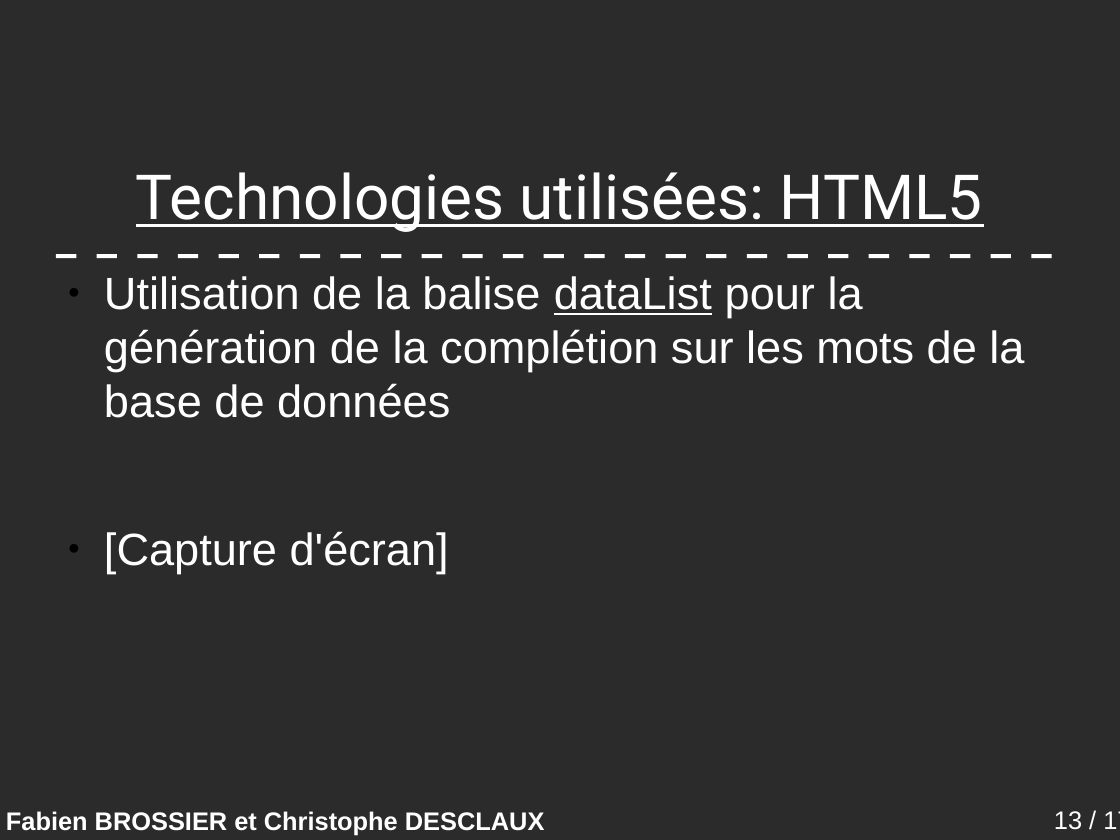
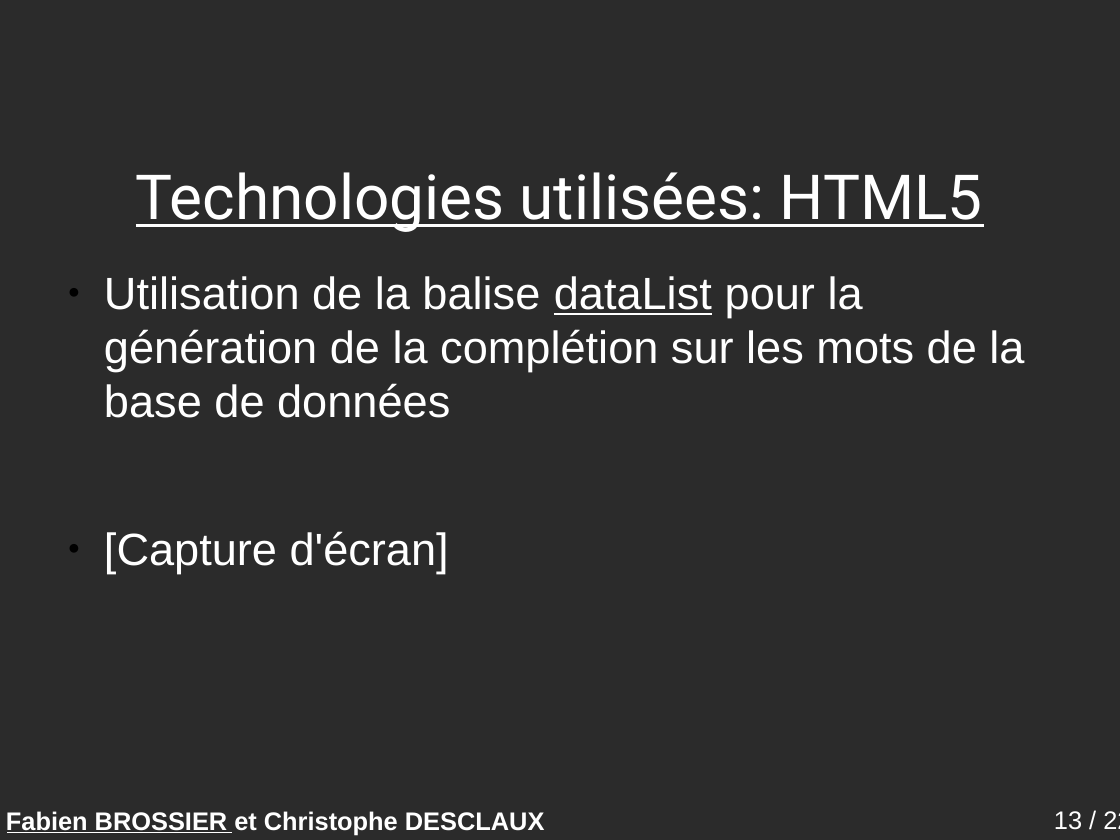
Before and after one commit to descl/TabooGeek, a slide deck: slide 13 of rapport/presentation.odp. Drawn at 1120x840 pixels with LibreOffice and Linux fonts; fonts in the diff are those of the drawing; background and template pictures are left out; a plain dark background stands for a picture behind light text. Boxes give left, top, right and bottom in pixels: in the first picture for what was removed or moved away, otherwise in the second. Text is boxed around its words. In the diff, an @@ line names an element or a change of style, - is before the commit and + after.

```diff
--- a/rapport/presentation.odp
+++ b/rapport/presentation.odp
@@ line removed from (56, 256) to (1064, 256) @@
@@ line added from (8, 832) to (232, 832), #FFFFFF 0 pt @@
@@ page number at [1054,811,1120,830]: text changed @@
-13 / 17
+13 / 22
```
Also in this commit, not shown: 14 other slides changed, 7 slides added, 2 slides removed.
